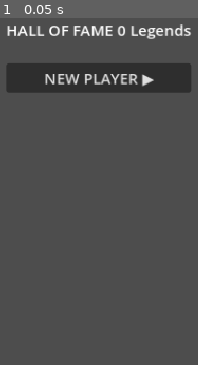
Above: before the commit, frame 1.
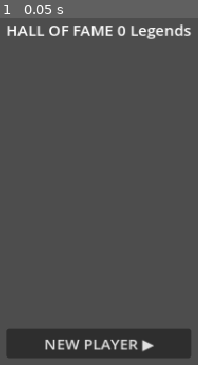
Above: after the commit, the same moment.

Repository: nico101rsa/cricket-v3
Game: Godot game, scene res://scenes/hall_of_fame/hall_of_fame.tscn
Two runs of this game, one before a commit and one after it. Both use one fixed random seed, a clock stepped at 60 frames per second and the inputs below. This scene is started directly instead of the project's main scene.
Inputs:
- Up to frame 1 (0.05 s): no input

The runs differ from the first frame. In frame 1, 15% of the frame differs, in the area x 3-97%, y 12-98%.

Commit message:
Fix earlier-legends rows clipped by zero-height scroll; add layout regression test
The ScrollContainer collapsed to its 0px min-height (it relies on scroll), clipping
the rows even though they existed as children — caught only by the manual eyeball.
Give the scroll an explicit min-height and rows an explicit height; add a test that
asserts each row lays out with non-zero height and is visible in tree.

Co-Authored-By: Claude Opus 4.8 <noreply@anthropic.com>

Diff:
--- a/scenes/hall_of_fame/hall_of_fame.gd
+++ b/scenes/hall_of_fame/hall_of_fame.gd
@@ -69,6 +69,7 @@
 
 func _make_row(e: LegendEntry) -> Control:
 	var row := HBoxContainer.new()
+	row.custom_minimum_size = Vector2(0, 44)
 	row.add_theme_constant_override("separation", 12)
 	var swatch := ColorRect.new()
 	swatch.custom_minimum_size = Vector2(40, 40)
--- a/scenes/hall_of_fame/hall_of_fame.tscn
+++ b/scenes/hall_of_fame/hall_of_fame.tscn
@@ -49,6 +49,7 @@
 text = "Earlier Legends"
 
 [node name="EarlierScroll" type="ScrollContainer" parent="Layout"]
+custom_minimum_size = Vector2(0, 280)
 size_flags_vertical = 3
 
 [node name="EarlierList" type="VBoxContainer" parent="Layout/EarlierScroll"]
--- a/tests/unit/test_hall_of_fame_scene.gd
+++ b/tests/unit/test_hall_of_fame_scene.gd
@@ -59,6 +59,23 @@
 	hof.render_archive(_archive([_legend("A", "One", 8, 8, 2, 2)]))
 	assert_eq(hof._earlier_list.get_child_count(), 0)
 
+func test_earlier_rows_are_laid_out_with_visible_height():
+	# Guards the layout bug found during the manual eyeball: a zero-height
+	# ScrollContainer clipped the rows even though they existed as children.
+	var hof = HallOfFame.instantiate()
+	add_child_autofree(hof)
+	await get_tree().process_frame
+	hof.render_archive(_archive([
+		_legend("A", "One", 8, 8, 2, 2),
+		_legend("B", "Two", 8, 8, 2, 2),
+		_legend("C", "Three", 2, 2, 8, 8),
+	]))
+	await get_tree().process_frame
+	await get_tree().process_frame
+	for c in hof._earlier_list.get_children():
+		assert_gt(c.size.y, 0.0, "row has non-zero height")
+		assert_true(c.is_visible_in_tree(), "row is visible in tree")
+
 func test_new_player_button_emits_signal():
 	var hof = HallOfFame.instantiate()
 	add_child_autofree(hof)
